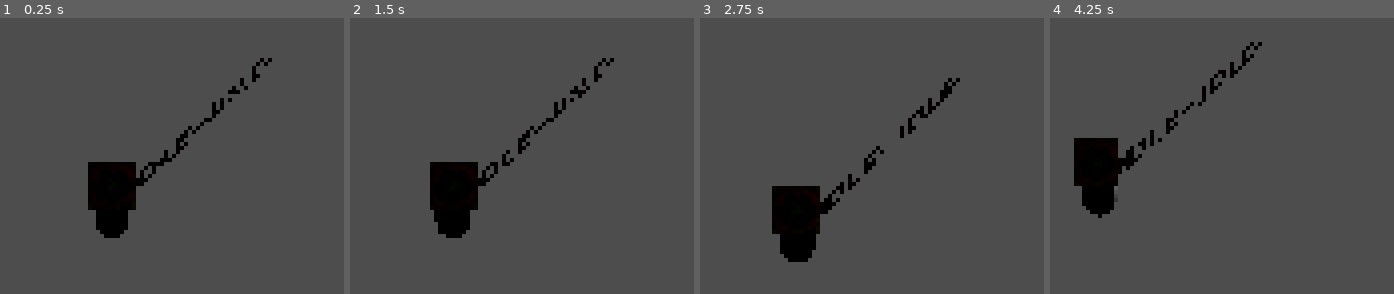
Above: before the commit, frames 1-4 (left to right).
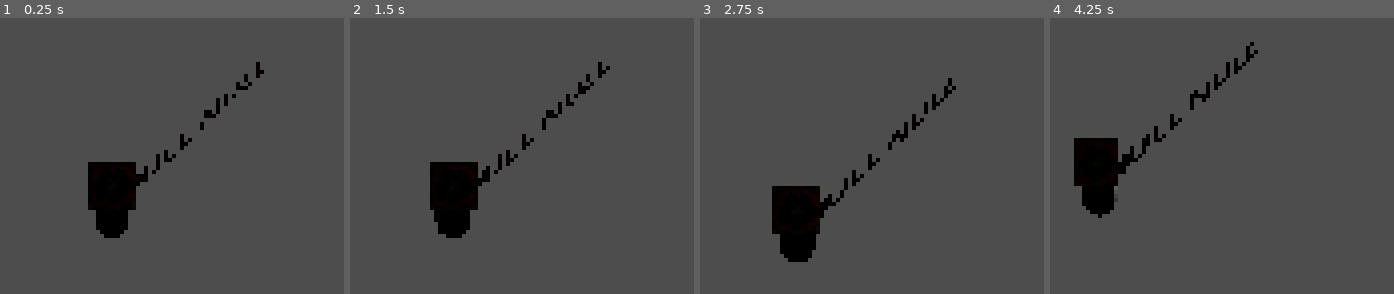
Above: after the commit, the same moments.

Repository: officialErnests/mut-4rr-
Game: Godot game, scene res://Scenes/npc.tscn
The game is run twice, just before and just after one commit, with the same random seed, the same clock (stepped at 60 frames per second) and the same inputs. This scene is started directly instead of the project's main scene.
Inputs (mouse positions are in pixels of both pictures, inside the frame that each line leads up to):
- Up to frame 1 (0.25 s): no input
- Up to frame 2 (1.5 s): tap Enter at 0.5 s; move the mouse to (outside the picture) at 0.52 s; press the mouse at (outside the picture) at 0.53 s; hold D (right) 0.53-1.28 s; move the mouse to (outside the picture) at 1.27 s; release the mouse at (outside the picture) at 1.28 s; hold S (backward) from 1.28 s (still down); tap Q (rot_cam_left) at 1.35 s
- Up to frame 3 (2.75 s): click (outside the picture) at 1.55 s; move the mouse to (outside the picture) at 2.02 s; release S (backward) at 2.03 s; press the mouse at (outside the picture) at 2.03 s; hold D (right) from 2.03 s (still down); tap E (rot_cam_right) at 2.1 s
- Up to frame 4 (4.25 s): tap Space at 2.75 s; move the mouse to (outside the picture) at 2.77 s; release D (right) at 2.78 s; release the mouse at (outside the picture) at 2.78 s; hold W (forward) 2.78-3.53 s; click (outside the picture) at 2.85 s; tap Enter at 3.5 s; move the mouse to (outside the picture) at 3.52 s; hold A (left) from 3.53 s (still down); hold Shift (sprint) from 3.53 s (still down); click (outside the picture) at 3.8 s

The runs differ from the first frame. In frame 1, 1.1% of the frame differs, in the area x 39-80%, y 14-61%; in frame 2, 1.2%; in frame 3, 1.2%; in frame 4, 1.2%, in the area x 19-62%, y 8-57%.
Error in both runs: Cannot call method 'is_on_floor' on a null value. (res://Scripts/player.gd:19)

Commit message:
v0.1.3 item strings - added so items can modify stringg - made some adjustment to enviroment light - changed how string works - Fixed some more scrolling text on cursor

Diff:
--- a/Scenes/JUST RANDO STUFF.tscn
+++ b/Scenes/JUST RANDO STUFF.tscn
@@ -1,7 +1,7 @@
 [gd_scene load_steps=17 format=3 uid="uid://cqu7f0v18datg"]
 
 [ext_resource type="Script" uid="uid://b5kv5ttlwlpi5" path="res://Scripts/handle_shoot.gd" id="1_dkmpp"]
-[ext_resource type="Script" uid="uid://dcpwb4aalddig" path="res://Scripts/gun_visual.gd" id="2_06jjf"]
+[ext_resource type="Script" uid="uid://dcpwb4aalddig" path="res://Scripts/cursor_visual_draw.gd" id="2_06jjf"]
 [ext_resource type="Script" uid="uid://dbi36cvmg01de" path="res://Scripts/stick_to_head.gd" id="3_2qsrd"]
 [ext_resource type="Texture2D" uid="uid://b6apxjep8wnwf" path="res://Assets/cursor.png" id="4_7ker0"]
 [ext_resource type="Script" uid="uid://c2qad2apg860v" path="res://Scripts/label_sizer.gd" id="5_m62s6"]
--- a/Scenes/game.tscn
+++ b/Scenes/game.tscn
@@ -15,7 +15,7 @@
 sky_material = SubResource("ProceduralSkyMaterial_qxrlw")
 
 [sub_resource type="Environment" id="Environment_3dryh"]
-background_mode = 2
+background_mode = 4
 sky = SubResource("Sky_wrm1d")
 ambient_light_source = 1
 reflected_light_source = 1
--- a/Scenes/npc.tscn
+++ b/Scenes/npc.tscn
@@ -1,9 +1,9 @@
 [gd_scene load_steps=22 format=3 uid="uid://bvyc5gq1qi2qw"]
 
 [ext_resource type="Script" uid="uid://c73bn6ajbmaj" path="res://Scripts/player.gd" id="1_8gudg"]
-[ext_resource type="Script" uid="uid://1f0q4ofhgup" path="res://Scripts/gun_pointer.gd" id="2_qi7up"]
+[ext_resource type="Script" uid="uid://1f0q4ofhgup" path="res://Scripts/pointer_cursor.gd" id="2_qi7up"]
 [ext_resource type="Script" uid="uid://b5kv5ttlwlpi5" path="res://Scripts/handle_shoot.gd" id="3_a6nw3"]
-[ext_resource type="Script" uid="uid://dcpwb4aalddig" path="res://Scripts/gun_visual.gd" id="4_b4syp"]
+[ext_resource type="Script" uid="uid://dcpwb4aalddig" path="res://Scripts/cursor_visual_draw.gd" id="4_b4syp"]
 [ext_resource type="Texture2D" uid="uid://b6apxjep8wnwf" path="res://Assets/cursor.png" id="5_f10bm"]
 [ext_resource type="Script" uid="uid://c2qad2apg860v" path="res://Scripts/label_sizer.gd" id="6_jcef7"]
 [ext_resource type="Script" uid="uid://bjuxy6pujas3c" path="res://Scripts/CursorToPoint.gd" id="7_njxey"]
--- a/Scenes/player.tscn
+++ b/Scenes/player.tscn
@@ -1,8 +1,8 @@
 [gd_scene load_steps=25 format=3 uid="uid://bpgaix3cftid6"]
 
 [ext_resource type="Script" uid="uid://c73bn6ajbmaj" path="res://Scripts/player.gd" id="1_v0iea"]
-[ext_resource type="Script" uid="uid://1f0q4ofhgup" path="res://Scripts/gun_pointer.gd" id="2_cvnsp"]
-[ext_resource type="Script" uid="uid://dcpwb4aalddig" path="res://Scripts/gun_visual.gd" id="3_6t5aa"]
+[ext_resource type="Script" uid="uid://1f0q4ofhgup" path="res://Scripts/pointer_cursor.gd" id="2_cvnsp"]
+[ext_resource type="Script" uid="uid://dcpwb4aalddig" path="res://Scripts/cursor_visual_draw.gd" id="3_6t5aa"]
 [ext_resource type="Script" uid="uid://crc1oiqwmss8" path="res://Scripts/body_animator.gd" id="3_gymyn"]
 [ext_resource type="Script" uid="uid://cx0dgxu33maxl" path="res://Scripts/itemManager.gd" id="4_8erm5"]
 [ext_resource type="Script" uid="uid://c2qad2apg860v" path="res://Scripts/label_sizer.gd" id="4_vgqql"]
@@ -110,7 +110,7 @@
 main_body = NodePath("..")
 animator = NodePath("../SkelBody")
 
-[node name="Items" type="Node" parent="." node_paths=PackedStringArray("itemHolder", "animator", "pickup_hitbox", "cursor_handler", "cam_shaker", "movement_manager")]
+[node name="Items" type="Node" parent="." node_paths=PackedStringArray("itemHolder", "animator", "pickup_hitbox", "cursor_handler", "cam_shaker", "movement_manager", "cursor_label_1", "cursor_label_2")]
 script = ExtResource("4_8erm5")
 itemHolder = NodePath("../ItemHolder/ItemSlot")
 animator = NodePath("../SkelBody")
@@ -118,6 +118,8 @@
 cursor_handler = NodePath("../ItemHolder/Pointer/Pointer")
 cam_shaker = NodePath("../Neck/Cursor_offset/CursorToPos")
 movement_manager = NodePath("../Movement")
+cursor_label_1 = NodePath("../ItemHolder/Pointer/POINTER")
+cursor_label_2 = NodePath("../ItemHolder/Pointer/POINTER_LEFT")
 
 [node name="PLayerCollision" type="CollisionShape3D" parent="."]
 transform = Transform3D(1, 0, 0, 0, 1, 0, 0, 0, 1, 0, 0.8, 0)
@@ -161,9 +163,9 @@
 transform = Transform3D(1, 0, 0, 0, 0.93969256, 0.34202012, 0, -0.3420201, 0.9396926, 0, 0, 0)
 light_specular = 0.0
 spot_range = 100.0
-spot_attenuation = 2.0
-spot_angle = 30.0
-spot_angle_attenuation = 123.63955
+spot_attenuation = 3.0
+spot_angle = 20.0
+spot_angle_attenuation = 13.751929
 
 [node name="LookAt" type="Node" parent="Neck/Cursor_offset/Camera3D/Player_spotlight" node_paths=PackedStringArray("base", "look_node")]
 script = ExtResource("7_3smsa")
@@ -196,20 +198,20 @@
 GUN = NodePath("..")
 POINTER = NodePath("../POINTER")
 POINTER_LEFT = NodePath("../POINTER_LEFT")
-POINTER_GOAL = NodePath("../POINTER_END")
+POINTER_GOAL = NodePath("../~")
 POINTER_GROUND = NodePath("../GROUND_POINTER")
 POINTER_GROUND_NORM = NodePath("../POINTER_BOTTOM")
 smoothing = 4.0
 below_cursor_distance = 10
 
-[node name="POINTER_END" type="MeshInstance3D" parent="ItemHolder/Pointer"]
+[node name="~" type="MeshInstance3D" parent="ItemHolder/Pointer"]
 transform = Transform3D(1, 0, 0, 0, 1, 0, 0, 0, 1, 0, 1.0000001, 0)
 material_override = SubResource("StandardMaterial3D_pu2lt")
 mesh = SubResource("QuadMesh_ukyrk")
 skeleton = NodePath("")
 
 [node name="POINTER" type="Label3D" parent="ItemHolder/Pointer"]
-transform = Transform3D(-4.371139e-08, 0, 1, 0, 1, 0, -1, 0, -4.371139e-08, 0, 0, -3)
+transform = Transform3D(-3.090862e-08, -0.70710677, 0.70710677, -3.090862e-08, 0.70710677, 0.70710677, -1, 0, -4.371139e-08, 0.2, 0, -3)
 double_sided = false
 alpha_cut = 1
 alpha_scissor_threshold = 0.7
@@ -221,10 +223,9 @@
 outline_size = 20
 uppercase = true
 script = ExtResource("4_vgqql")
-scroll_dir = 10
 
 [node name="POINTER_LEFT" type="Label3D" parent="ItemHolder/Pointer"]
-transform = Transform3D(-4.371139e-08, 0, -1, 0, 1, 0, 1, 0, -4.371139e-08, 0, 0, -3)
+transform = Transform3D(-3.090862e-08, 0.7071068, -0.7071067, 3.090862e-08, 0.7071067, 0.7071068, 1, 0, -4.371139e-08, -0.2, 0, -3)
 double_sided = false
 alpha_cut = 1
 alpha_scissor_threshold = 0.7
--- a/Scripts/gun_visual.gd
+++ b/Scripts/cursor_visual_draw.gd
@@ -13,17 +13,16 @@
 @export var smoothing: float = 1
 @export var below_cursor_distance = 2
 var prev_location = Vector3.FORWARD
+
+signal UpdateText
 # Called when the node enters the scene tree for the first time.
-func _ready() -> void:
-	POINTER.scroll_dir = -10
-	POINTER_LEFT.scroll_dir = -10
-
 func instaSet():
 	prev_location = LOOK_AT.global_position
 
 # Called every frame. 'delta' is the elapsed time since the previous frame.
 func _process(delta: float) -> void:
 	if not enabled: return
+
 	#Smooths cursor
 	prev_location += (LOOK_AT.global_position - prev_location) * delta * smoothing
 	prev_location.y = LOOK_AT.global_position.y
--- a/Scripts/handle_shoot.gd
+++ b/Scripts/handle_shoot.gd
@@ -8,6 +8,10 @@
 var timer = 0
 var flash_timer = 0
 var delay = 0
+
+var TEMP_AMMO = 10
+var MAIN: Node
+
 func _process(delta: float) -> void:
 	if not enabled: return
 	if Input.is_action_pressed("shoot") and delay <= 0:
@@ -19,6 +23,8 @@
 		delay = 0.02
 		cursor_handler.instaSet()
 		cam_shaker.shot(1)
+		MAIN.setCursorText("AMMO: " + str(TEMP_AMMO) + " - ")
+		TEMP_AMMO -= 1
 	elif flash_timer > 0:
 		flash_timer -= delta
 	elif timer > 0:
--- a/Scripts/item.gd
+++ b/Scripts/item.gd
@@ -8,8 +8,12 @@
 @export var type: ItemType
 @export var speed_factor: float
 @export var visual_outside: MeshInstance3D
+@export var show_text:String
 @export_category("GUN")
 @export var gun_handle: Handle
+
+var cursor_label_1 : Label3D = null
+var cursor_label_2 : Label3D = null
 
 var item_equiped = false
 
@@ -17,15 +21,23 @@
 	item_equiped = true
 	itemRigid.freeze = true
 	itemRigid.transform = Transform3D.IDENTITY
+	cursor_label_1 = p_main.getLabel1()
+	cursor_label_2 = p_main.getLabel2()
+
 	match type:
 		ItemType.GUN:
+			gun_handle.MAIN = self
 			gun_handle.cursor_handler = p_main.getCursorHandler()
 			gun_handle.cam_shaker = p_main.getCamShaker()
 			gun_handle.enabled = true
 	return speed_factor
 
+func setCursorText(p_text):
+	cursor_label_1.curent_text = p_text
+	cursor_label_2.curent_text = p_text
+
 func _process(delta):
-	visual_outside.material_overlay.grow_amount += ((0.02 if item_equiped else 0.001) - visual_outside.material_overlay.grow_amount) * delta * 4
+	visual_outside.material_overlay.grow_amount += ((0.02 if item_equiped else 0.001) - visual_outside.material_overlay.grow_amount) * delta * 8
 
 func drop() -> void:
 	item_equiped = false
--- a/Scripts/itemManager.gd
+++ b/Scripts/itemManager.gd
@@ -6,6 +6,9 @@
 @export var cursor_handler: Node
 @export var cam_shaker: Node
 @export var movement_manager: Node
+# Specificly this project ;))
+@export var cursor_label_1 : Label3D
+@export var cursor_label_2 : Label3D
 
 var equiped_item = null
 var equiped_item_script = null
@@ -50,6 +53,12 @@
 	movement_manager.item_mul = equiped_item_script.speed_factor
 	equiped_item_script.initalise(self)
 
+func getLabel1():
+	return cursor_label_1
+
+func getLabel2():
+	return cursor_label_2
+
 func getCursorHandler():
 	return cursor_handler
 
--- a/Scripts/label_sizer.gd
+++ b/Scripts/label_sizer.gd
@@ -1,23 +1,8 @@
 extends Label3D
 
-enum Text_States {
-	IDLE,
-	SHOOT,
-	AIM
-}
-var SHOT_TEXTS = [
-	"-IDLE-",
-	"-SHOOT-",
-	"-AIM-"
-]
-var TEXT_SIZE = [
-	0.345,
-	0.51,
-	0.325
-]
+var curent_text = "NULL "
 var distance = 4
 @export var scroll_dir = -10
-@export var text_state := Text_States.IDLE
 # Called when the node enters the scene tree for the first time.
 func _ready() -> void:
 	renderText()
@@ -27,16 +12,14 @@
 func _process(delta: float) -> void:
 	scroll -= delta * scroll_dir
 
-func setState(p_state):
-	text_state = p_state
-
 func renderText():
 	text = ""
-	var temp_range = max(floori(distance / (TEXT_SIZE[text_state] * 4)) + 1, 2)
+	text.length()
+	var temp_range = max(floori(distance / float(curent_text.length()) * 3) + 1, 2)
 	for i in range(temp_range):
 		if i == 0:
-			text += SHOT_TEXTS[text_state].substr(floori(scroll) % (SHOT_TEXTS[text_state].length()))
+			text += curent_text.substr(floori(abs(scroll)) % (curent_text.length()))
 		elif i == temp_range - 1:
-			text += SHOT_TEXTS[text_state].substr(0, floori(scroll) % (SHOT_TEXTS[text_state].length()))
+			text += curent_text.substr(0, floori(abs(scroll)) % (curent_text.length()))
 		else:
-			text += SHOT_TEXTS[text_state]
+			text += curent_text
Renamed: Scripts/gun_visual.gd.uid -> Scripts/cursor_visual_draw.gd.uid
Renamed: Scripts/gun_pointer.gd -> Scripts/pointer_cursor.gd
Renamed: Scripts/gun_pointer.gd.uid -> Scripts/pointer_cursor.gd.uid
